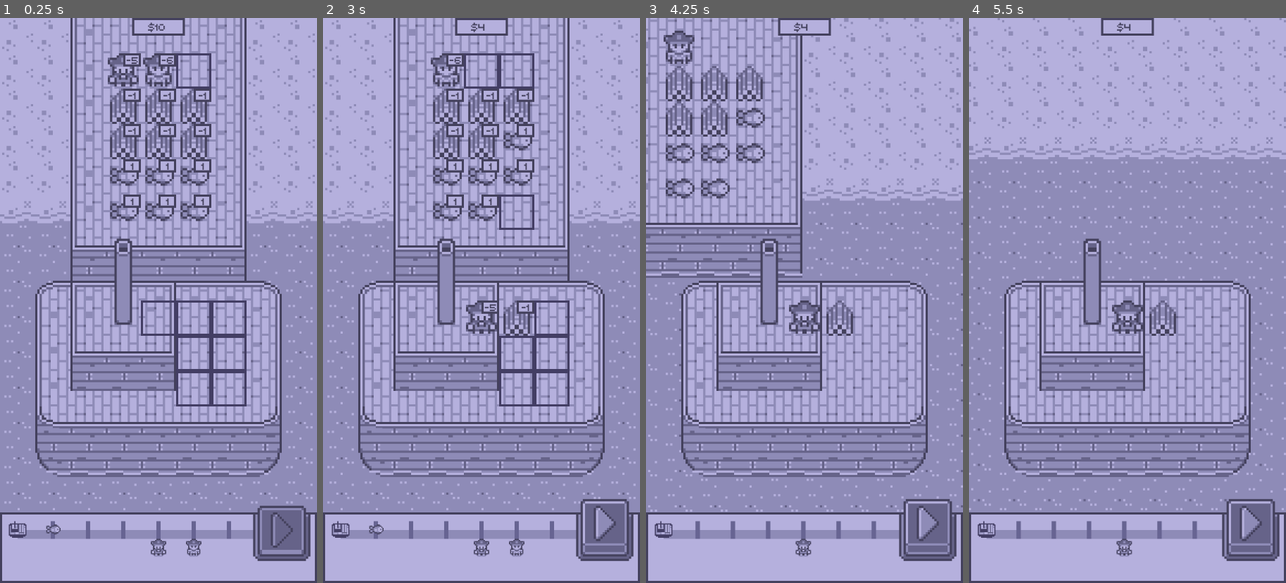
Above: before the commit, frames 1-4 (left to right).
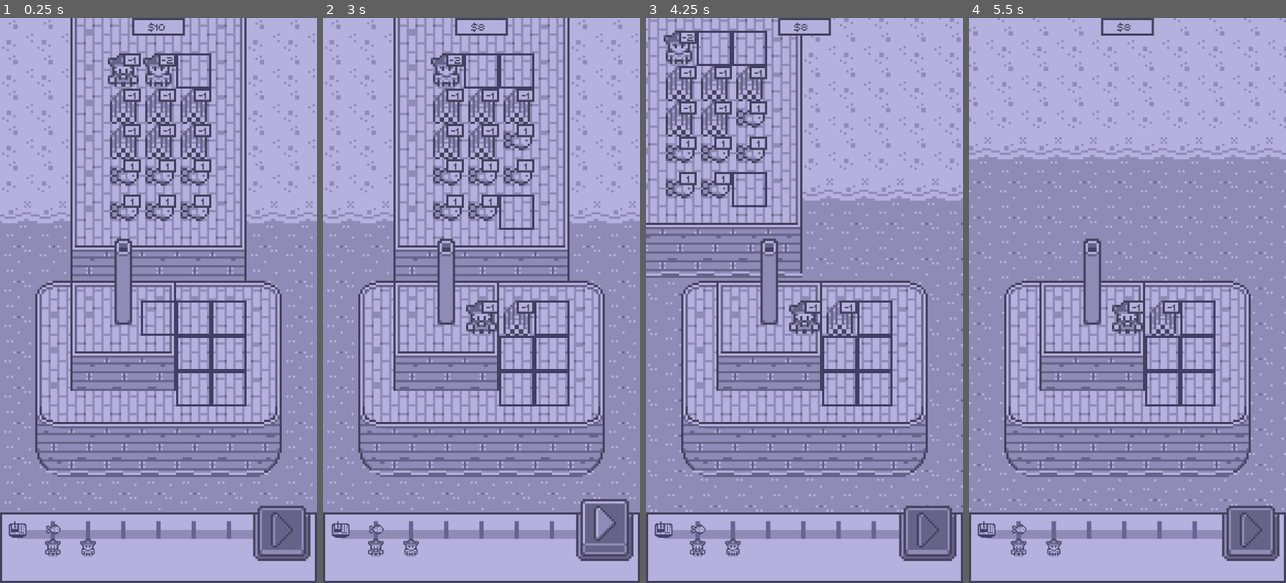
Above: after the commit, the same moments.

Repository: kosinaz/steamboats-of-rogue-river
Game: Godot game, scene res://scenes/world.tscn
Two runs of this game, one before a commit and one after it. Both use one fixed random seed, a clock stepped at 60 frames per second and the inputs below.
Inputs (mouse positions are in pixels of both pictures, inside the frame that each line leads up to):
- Up to frame 1 (0.25 s): no input
- Up to frame 2 (3 s): click (446, 68) at 0.52 s; click (481, 68) at 1.27 s; click (516, 68) at 2.02 s; click (481, 108) at 2.77 s
- Up to frame 3 (4.25 s): click (928, 532) at 3.5 s
- Up to frame 4 (5.5 s): click (1251, 532) at 4.27 s; click (972, 57) at 5.02 s

The runs differ from the first frame. In frame 1, 0.5% of the frame differs, in the area x 14-64%, y 6-96%; in frame 2, 0.5%; in frame 3, 3.7%, in the area x 10-97%, y 1-96%; in frame 4, 2.0%.

Commit message:
fix cap reset

Diff:
--- a/Steamboats of Rogue River/scenes/cargo.gd
+++ b/Steamboats of Rogue River/scenes/cargo.gd
@@ -47,3 +47,7 @@
 
 func has_any_item() -> bool:
 	return get_item(0) != null
+
+func clear() -> void:
+	_items = []
+	emit_signal("updated")
--- a/Steamboats of Rogue River/scenes/item.gd
+++ b/Steamboats of Rogue River/scenes/item.gd
@@ -13,5 +13,5 @@
 func _init(new_item_name, new_value) -> void:
 	item_name = new_item_name
 	value = new_value
-	# warning-ignore:narrowing_conversion
-	distance = abs(new_value)
+	if new_item_name.begins_with("cap"):
+		distance = -new_value
--- a/Steamboats of Rogue River/scenes/world.gd
+++ b/Steamboats of Rogue River/scenes/world.gd
@@ -7,6 +7,7 @@
 var _boat_caps: Cargo = Cargo.new(1)
 var _boat_items: Cargo = Cargo.new(6)
 var _river: Array = ["crate", "barrel", "vase", "chest", "ball", "fish"]
+var _current_items: Array = []
 var _moving: bool = false
 var _arriving: bool = false
 var _distance: int = 0
@@ -26,16 +27,26 @@
 	_init_container(_dock_items, _dock_item_container)
 	_init_container(_boat_caps, _boat_cap_container)
 	_init_container(_boat_items, _boat_item_container)
-	_dock_caps.add_new_item("cap1", -5)
-	_dock_caps.add_new_item("cap2", -6)
 	_river.shuffle()
-	var current_items = _river.duplicate()
-	current_items.shuffle()
+	for i in range(6):
+		_current_items.append(_river[i])
+	_current_items.shuffle()
+	_init_dock()
+
+func _init_dock() -> void:
+	_dock_caps.clear()
+	_dock_items.clear()
+	if not _boat_caps.is_full() or _boat_caps.get_item(0).distance == 1:
+		_dock_caps.add_new_item("cap1", -1)
+		_dock_caps.add_new_item("cap2", -2)
 	for _i in range(_rng.randi_range(1, 6)):
 		_dock_items.add_new_item("wood", -1)
-	for i in range(_rng.randi_range(1, 6)):
+	for _i in range(_rng.randi_range(1, _current_items.size() - 1)):
+		var item = _current_items.pop_front()
+		if item == null:
+			break
 		for _j in range(_rng.randi_range(1, 6)):
-			_dock_items.add_new_item(current_items[i], _river.find(current_items[i]) + 1)
+			_dock_items.add_new_item(item, _river.find(item) + 1)
 	_update_river_miles()
 
 func _process(_delta) -> void:
@@ -43,15 +54,18 @@
 		_moving = false
 		_arriving = false
 		_distance = 0
+		_decrease_distance()
 		for i in range(_river_miles.get_children().size()):
 			var mile_to_reset = _river_miles.get_children()[i]
 			mile_to_reset.position.x = (i + 1) * 64
-			_decrease_distance()
+
 	if not _moving: return
 	if _dock.position.x >= -576 * 2:
 		_dock.position.x -= 4
 		if _distance == 0:
 			_dock.position.y -=1
+		if _distance == 1:
+			_init_dock()
 		if _distance == 6:
 			if _arriving == false:
 				_dock.position.x = 576 * 2
@@ -60,7 +74,6 @@
 	else:
 		_dock.position.x = -576
 		_distance += 1
-		print(_distance)
 	for mile in _river_miles.get_children():
 		if mile.position.x > 0:
 			mile.position.x -= 0.05
@@ -90,16 +103,10 @@
 	for i in range(items_buttons.size()):
 		if items.get_item(i):
 			items_buttons[i].texture_normal = load("res://assets/" + items.get_item(i).item_name + "big.png")
-			if not _moving:
-				items_buttons[i].get_node("%ValuePanel").show()
-				items_buttons[i].get_node("%ValueLabel").text = str(items.get_item(i).value)
-			else:
-				items_buttons[i].get_node("%ValuePanel").hide()
+			items_buttons[i].get_node("%ValuePanel").show()
+			items_buttons[i].get_node("%ValueLabel").text = str(items.get_item(i).value)
 		else:
-			if not _moving:
-				items_buttons[i].texture_normal = load("res://assets/no_item.png")
-			else:
-				items_buttons[i].texture_normal = null
+			items_buttons[i].texture_normal = load("res://assets/no_item.png")
 			items_buttons[i].get_node("%ValuePanel").hide()
 	_go_button.disabled = not _is_ready_to_go()
 
@@ -107,29 +114,21 @@
 	for mile in _river_miles.get_children():
 		mile.get_node("Cap").texture = null
 		mile.get_node("Item").texture = null
-	var items: Array = _dock_items.get_items() + _dock_caps.get_items()
-	if _moving:
-		items = _boat_items.get_items() + _boat_caps.get_items()
+	var items: Array = _dock_items.get_items() + _dock_caps.get_items() + _boat_items.get_items() + _boat_caps.get_items()
 	for item in items:
 		if item.item_name == "wood": continue
-		if item.distance <= 0:
-			pass
+		if item.item_name.begins_with("cap"):
+			var mile: Sprite = _river_miles.get_child(item.distance)
+			mile.get_node("Cap").texture = load("res://assets/" + item.item_name + ".png")
 		else:
-			var mile: Sprite = _river_miles.get_child(item.distance - 1)
-			if item.item_name.begins_with("cap"):
-				mile.get_node("Cap").texture = load("res://assets/" + item.item_name + ".png")
-			else:
-				mile.get_node("Item").texture = load("res://assets/" + item.item_name + ".png")
-
+			var mile: Sprite = _river_miles.get_child(_river.find(item.item_name))
+			mile.get_node("Item").texture = load("res://assets/" + item.item_name + ".png")
 
 func _decrease_distance() -> void:
-	for item in _boat_items.get_items() + _boat_caps.get_items():
-		item.distance -= 1
+	_boat_caps.get_item(0).distance -= 1
+	if _boat_caps.get_item(0).distance == 0:
+		_boat_caps.clear()
 	_update_river_miles()
-
-func _arrive(item: Sprite) -> void:
-	_moving = false
-	print(item)
 
 func _update_balance(value: int) -> void:
 	_balance += value
@@ -173,4 +172,4 @@
 	_update_container(_boat_item_container)
 
 func _is_ready_to_go() -> bool:
-	return _boat_caps.has_any_item() and _boat_items.has_type_of_item("wood")
+	return _boat_caps.has_any_item() and _boat_items.has_type_of_item("wood") and not _moving
